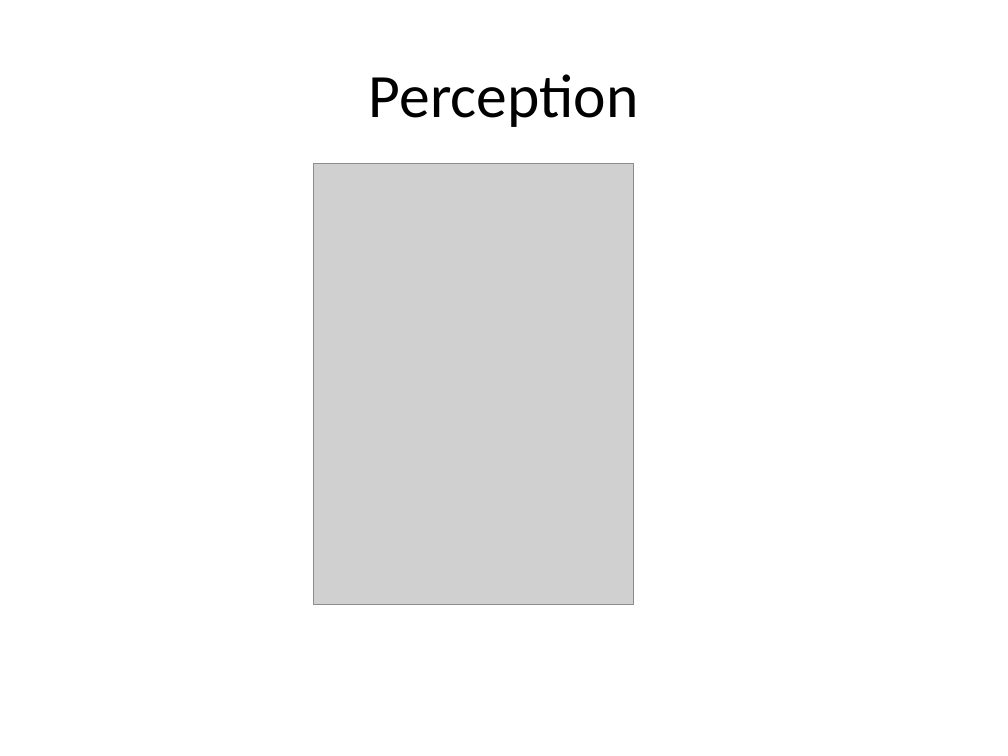
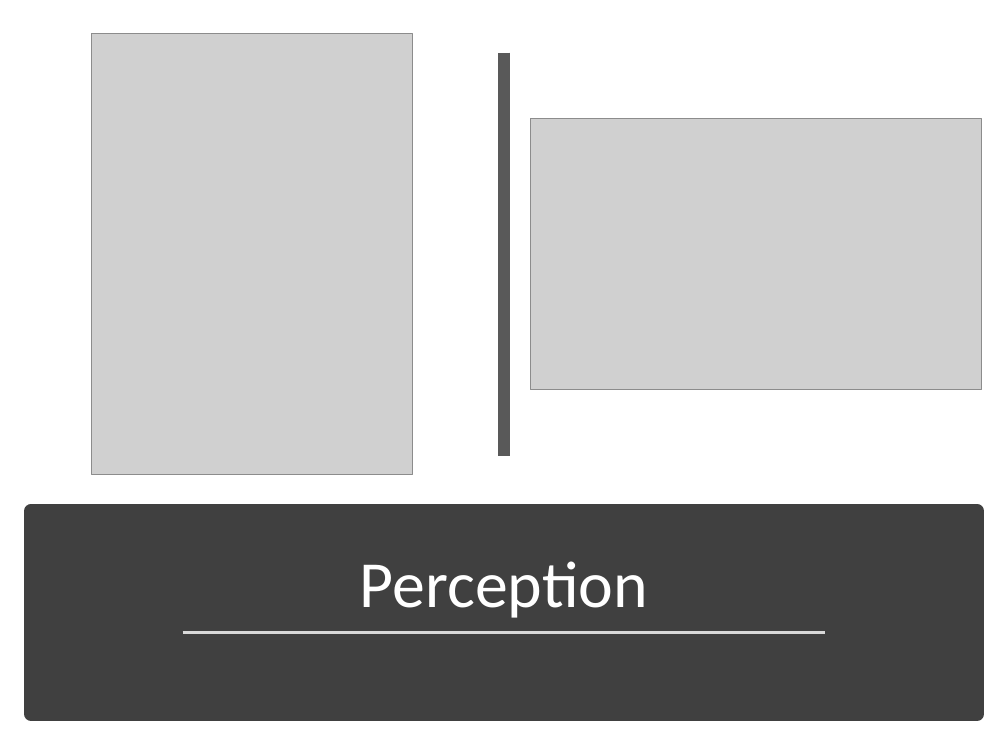
Before and after one commit to MCR-Digital/apprentice-boot-camp-methodologies, a slide deck: slide 6 of docs/EffectiveTeams.pptx (slide 5 before the commit). Drawn at 1008x756 pixels with LibreOffice and Linux fonts; fonts in the diff are those of the drawing; grey boxes stand for pictures. Boxes give left, top, right and bottom in pixels: in the first picture for what was removed or moved away, otherwise in the second. Text is boxed around its words. In the diff, an @@ line names an element or a change of style, - is before the commit and + after.

Commit message:
Small slide updates

```diff
--- a/docs/EffectiveTeams.pptx
+++ b/docs/EffectiveTeams.pptx
@@ picture: place and size @@
-picture at [313,163,634,604]
+picture at [92,34,412,475]
@@ line added from (504, 52) to (504, 456), #595959 8 pt @@
@@ picture added at [530,119,981,389] @@
@@ rectangle added at [31,511,977,715], fill #404040, outline #404040 10 pt @@
@@ title "Perception": place and size @@
-title "Perception" at [369,74,639,127]
+title "Perception" at [360,561,648,618]
@@ title "Perception" at [360,561,648,618]: size 44 to 47 pt, text colour #000000 to #FFFFFF; line spacing 1 to 0.9; vertical alignment middle to bottom @@
@@ line added from (182, 633) to (826, 633), #D9D9D9 1.75 pt @@
```
Also in this commit, not shown: 2 other slides changed, 2 slides added, 1 other file.
